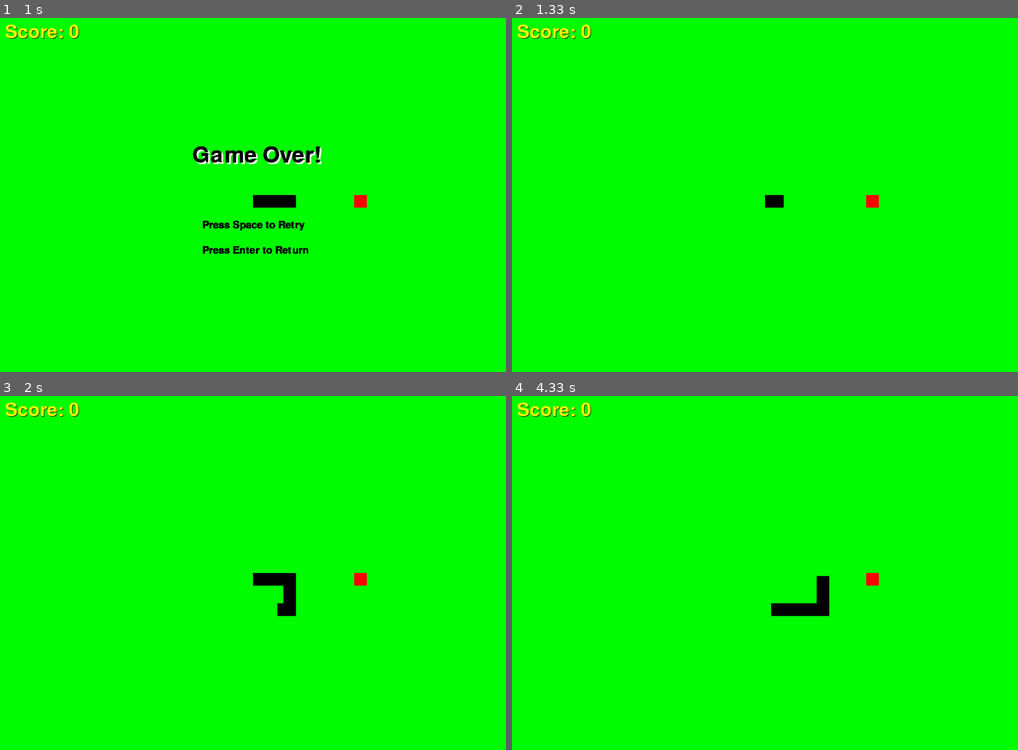
Above: before the commit, frames 1-4 (two rows, left to right).
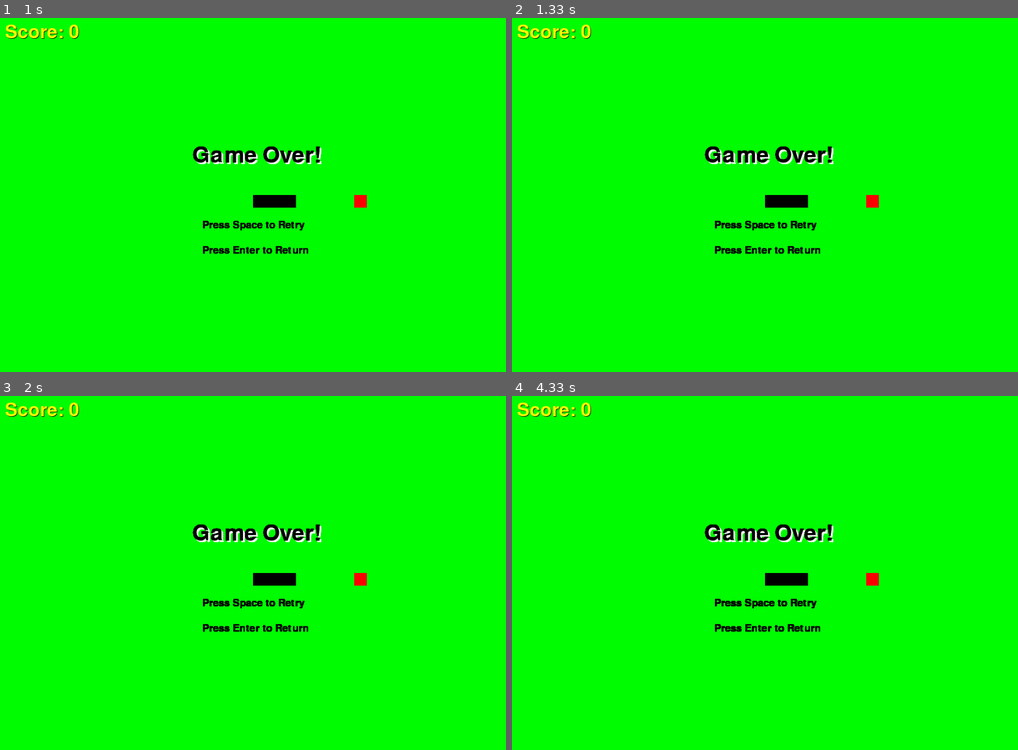
Above: after the commit, the same moments.

Repository: vermaArpitt/Snake-Game-in-Python-using-Pygame
Game: pygame game, started from main.py
Two runs of this game, one before a commit and one after it. Both use one fixed random seed, a clock stepped at 60 frames per second and the inputs below.
Inputs:
- Up to frame 1 (1 s): tap Space at 0.33 s; hold Left from 0.67 s (still down)
- Up to frame 2 (1.33 s): release Left at 1.2 s; tap Space at 1.23 s
- Up to frame 3 (2 s): hold Down 1.57-1.87 s; tap Space at 1.63, 1.97 s; hold Left from 1.9 s (still down)
- Up to frame 4 (4.33 s): tap Space at 2.27, 2.4, 2.8, 3.1, 3.47, 3.87, 4.17 s; release Left at 2.3 s; hold Up 2.33-2.7 s; hold Right 2.73-3.37 s; hold Down 3.4-3.77 s; hold Left 3.8-4.27 s; hold Right from 4.3 s (still down)

Frame 1 is identical in both runs. In frame 2, 1.6% of the frame differs, in the area x 38-64%, y 36-67%; in frame 3, 1.6%; in frame 4, 2.3%.

Commit message:
Updated gameLoop

Diff:
--- a/main.py
+++ b/main.py
@@ -54,27 +54,6 @@
                         gameLoop(screen)
 
         else:
-            for event in p.event.get():
-                if event.type == p.QUIT:
-                    exit_game = True
-
-                elif event.type == p.KEYDOWN:
-                    if event.key == p.K_RIGHT:
-                        velocityX = init_Velocity
-                        velocityY = 0
-
-                    elif event.key == p.K_LEFT:
-                        velocityX = -init_Velocity
-                        velocityY = 0
-
-                    elif event.key == p.K_UP:
-                        velocityX = 0
-                        velocityY = -init_Velocity
-
-                    elif event.key == p.K_DOWN:
-                        velocityX = 0
-                        velocityY = init_Velocity
-
             screen.fill("green")
 
             #Displaying the score
@@ -113,6 +92,27 @@
         p.display.update()
         clock.tick(fps)
 
+        for event in p.event.get():
+                if event.type == p.QUIT:
+                    exit_game = True
+
+                elif event.type == p.KEYDOWN:
+                    if event.key == p.K_RIGHT:
+                        velocityX = init_Velocity
+                        velocityY = 0
+
+                    elif event.key == p.K_LEFT:
+                        velocityX = -init_Velocity
+                        velocityY = 0
+
+                    elif event.key == p.K_UP:
+                        velocityX = 0
+                        velocityY = -init_Velocity
+
+                    elif event.key == p.K_DOWN:
+                        velocityX = 0
+                        velocityY = init_Velocity
+
     p.quit()
 
 def gameMenu(screen):
Not shown, added: main.exe
Not shown, added: main.spec
